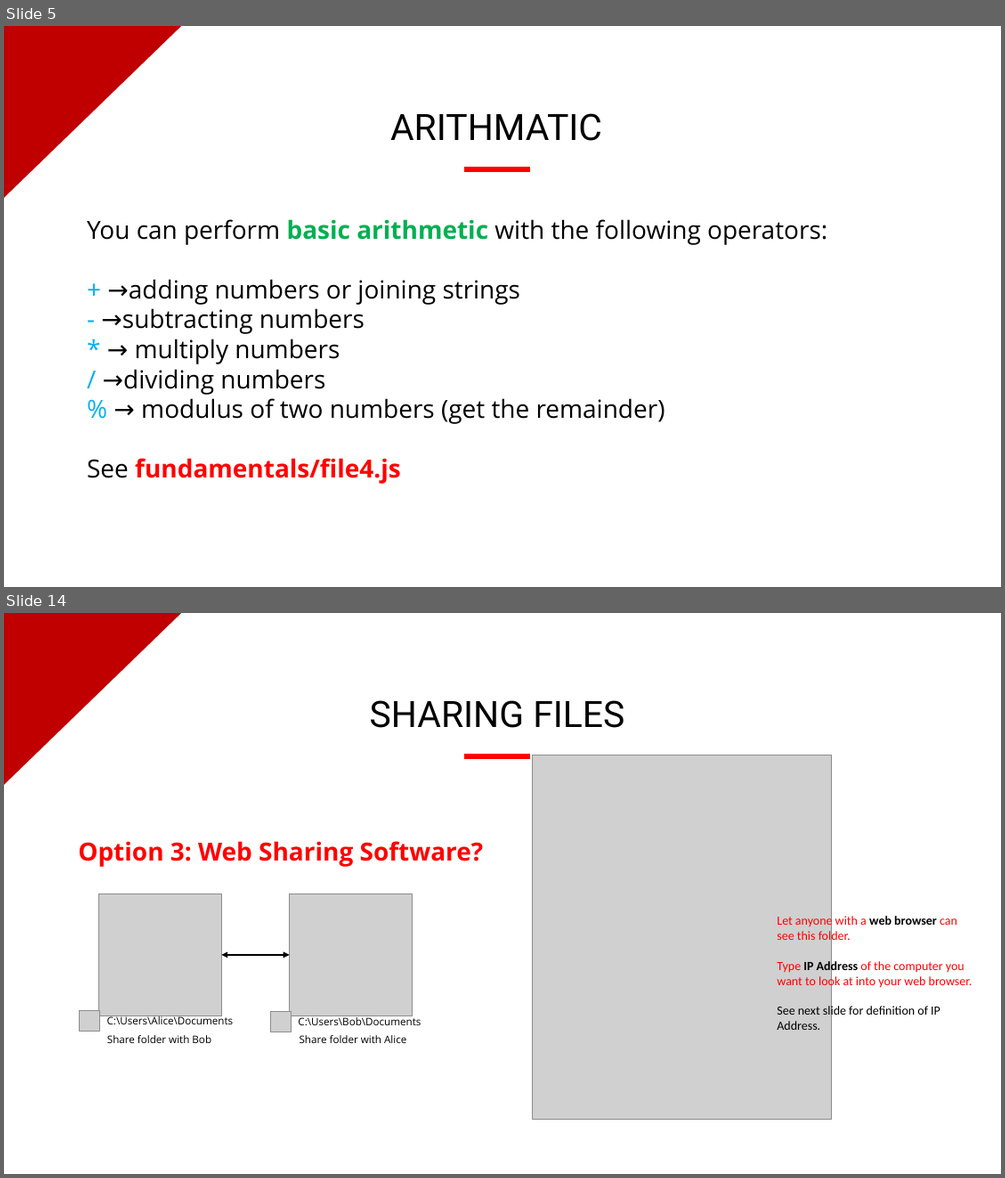
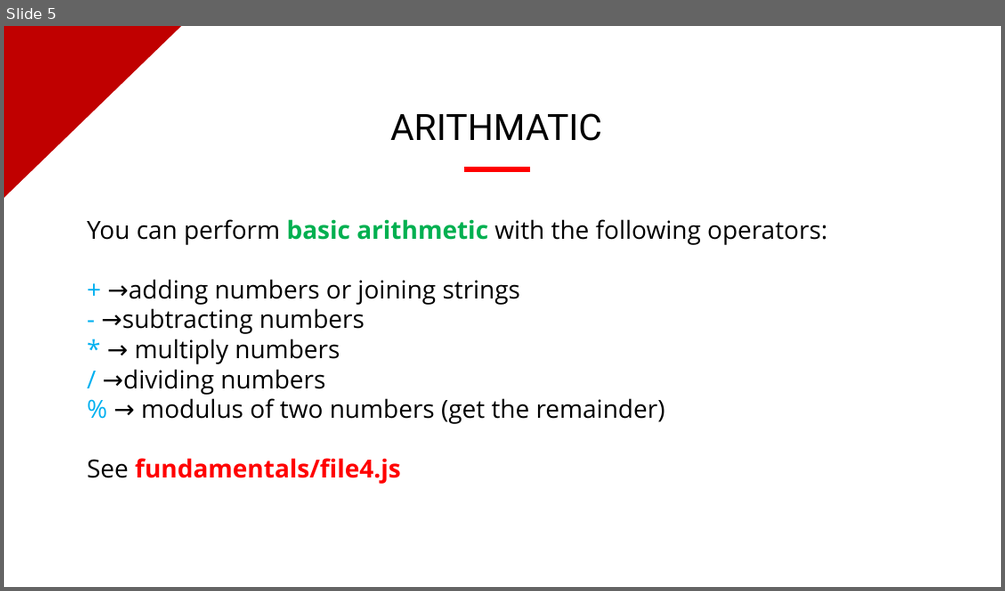
Before and after one commit to evermight/fullstack-training, a slide deck: crash-course/20230624-shell-js-python-php/fundamentals-of-coding.pptx. Shown one above the other, each under a label of ours: slides 5 and 14 before the commit, slide 5 after it; the slides between them are not shown. The pictures are 1005x1178 and 1005x591 pixels, drawn with LibreOffice and Linux fonts; fonts in the diff are those of the drawing; grey boxes stand for pictures; background and template pictures are left out. Boxes give left, top, right and bottom in pixels: in the first picture for what was removed or moved away, otherwise in the second. Text is boxed around its words. In the diff, an @@ line names an element or a change of style, - is before the commit and + after.

```diff
--- a/crash-course/20230624-shell-js-python-php/fundamentals-of-coding.pptx
+++ b/crash-course/20230624-shell-js-python-php/fundamentals-of-coding.pptx
@@ slide 14 removed at (4,613,1001,1174), background picture (left out); not listed: 1 template element that a slide beside it also shows @@
@@ text removed at (370,700,624,728) @@
-SHARING FILES
@@ rectangle removed at (465,755,530,758) @@
@@ picture removed at (533,755,831,1119) @@
@@ text removed at (78,841,484,867) @@
-Option 3: Web Sharing Software?
@@ picture removed at (99,893,222,1016) @@
@@ picture removed at (290,893,413,1016) @@
@@ text removed at (777,914,972,1030) @@
-Let anyone with a web browser can see this folder.
-Type IP Address of the computer you want to look at into your web browser.
-See next slide for definition of IP Address.
@@ double arrow removed from (222, 955) to (290, 955) @@
@@ picture removed at (80,1011,100,1031) @@
@@ picture removed at (271,1012,291,1032) @@
@@ text removed at (107,1014,234,1024) @@
-C:\Users\Alice\Documents
@@ text removed at (107,1035,211,1043) @@
-Share folder with Bob
@@ text removed at (298,1015,421,1025) @@
-C:\Users\Bob\Documents
@@ text removed at (299,1035,406,1043) @@
-Share folder with Alice
```
Also in this commit, not shown: 7 slides changed, 3 slides added, 19 other slides removed, 29 other files.
